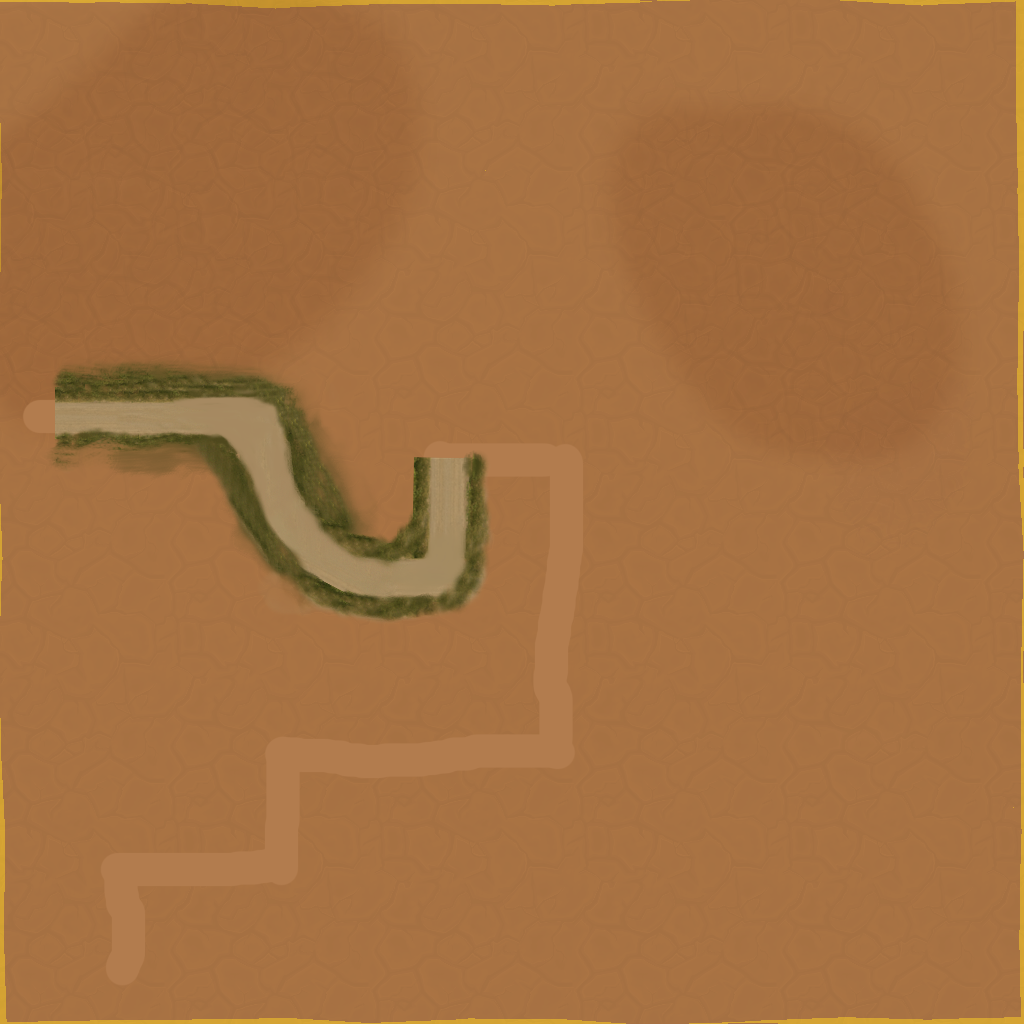
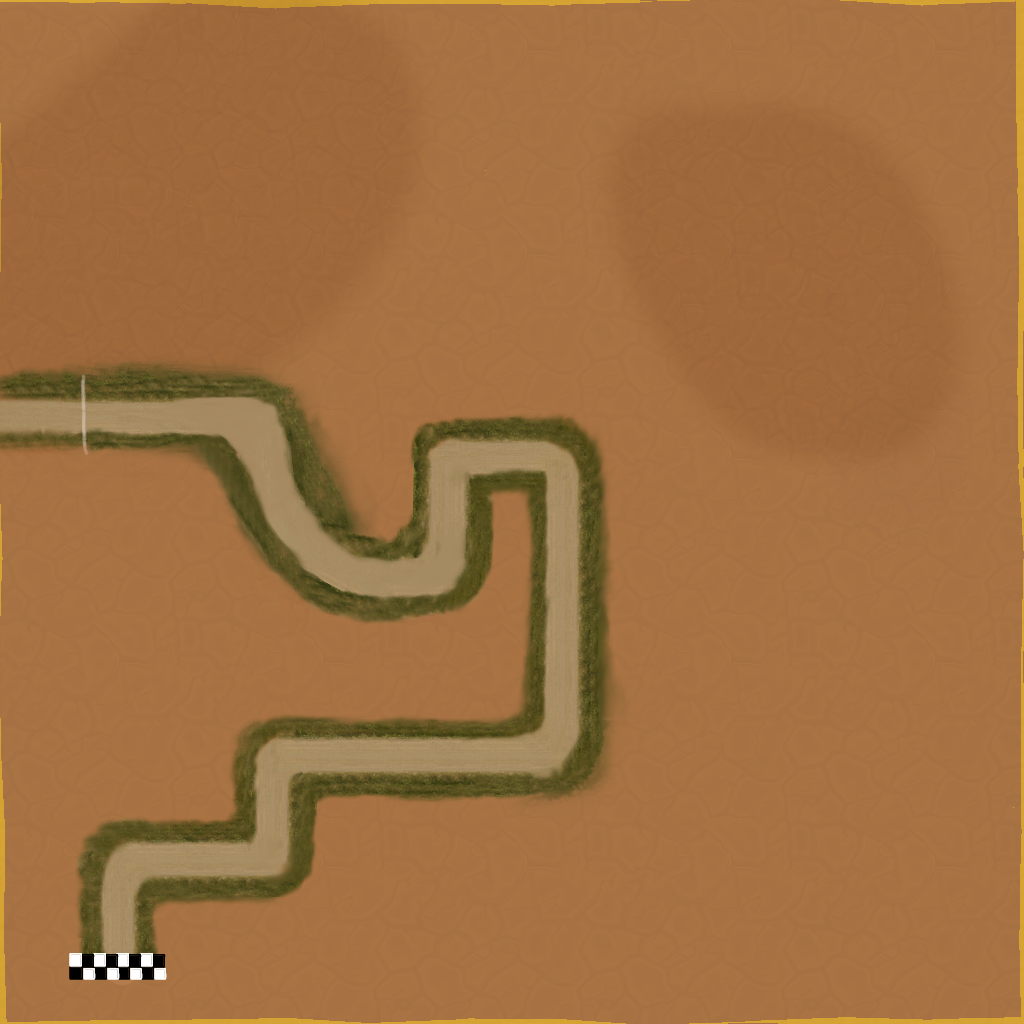
Before/after of a w=1024, h=1024 layered artwork. What changed in the layer stack:
removed layer "tetxt Merged" over (0, 366, 630, 980)
renamed "Layer 2" to "Layer 3 Merged", moved it above "Copy of Layer 1 Merged", painted on it over (0, 366, 630, 980)
renamed "TexturesCom_RoadsDirt0081_1_seamless_S.jpg" to "Copy of Layer 1 Merged", showed it, painted on it over (0, 366, 630, 980)
painted on "Layer 1" over (0, 366, 630, 980)
